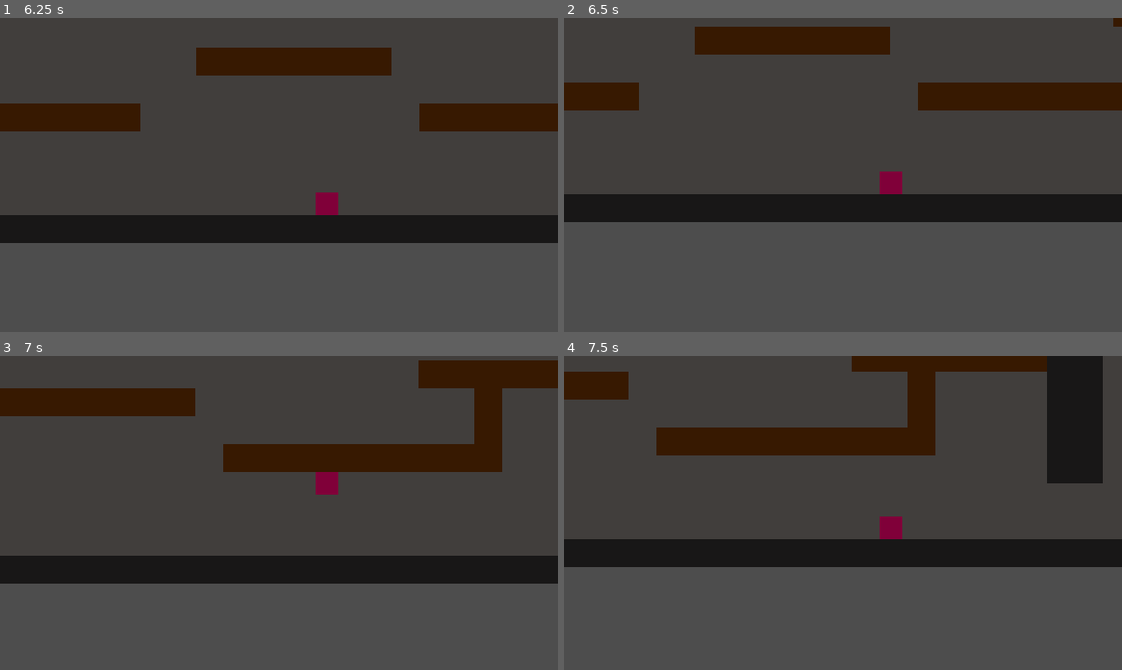
Above: before the commit, frames 1-4 (two rows, left to right).
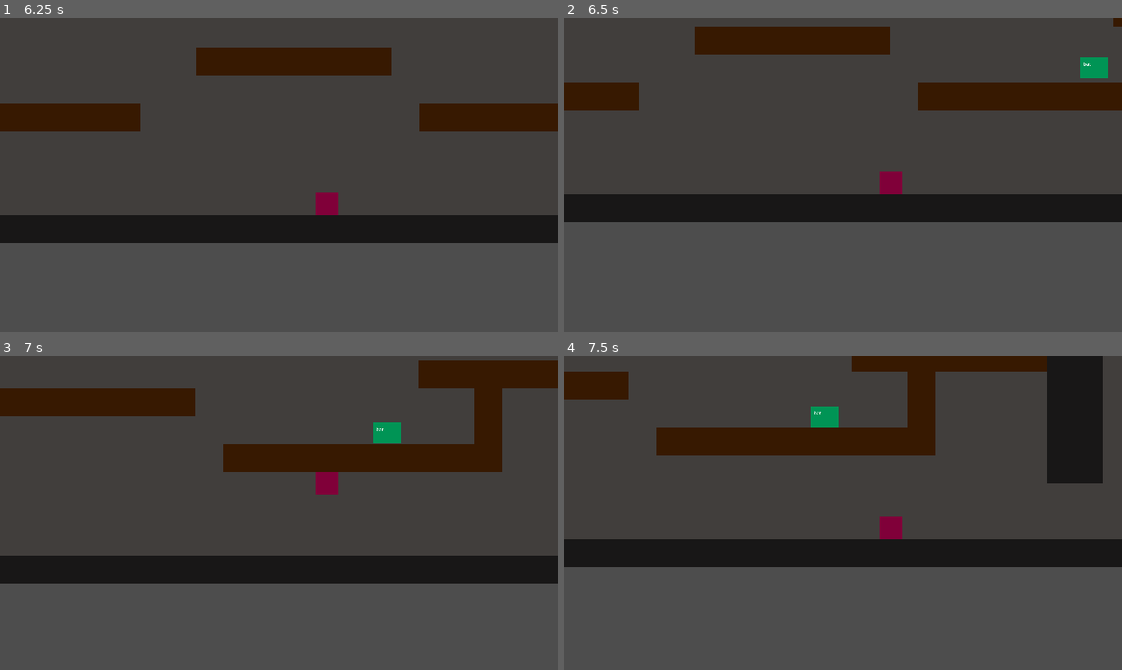
Above: after the commit, the same moments.

Repository: violetstone17/mr.-crowley
Game: Godot game, scene res://scenes/dungeon_layer.tscn
Two runs of this game, one before a commit and one after it. Both use one fixed random seed, a clock stepped at 60 frames per second and the inputs below.
Inputs (mouse positions are in pixels of both pictures, inside the frame that each line leads up to):
- Up to frame 1 (6.25 s): move the mouse to (251, 237) at 0.52 s; hold D (moveRight) 0.53-2.03 s; click (251, 237) at 0.6 s; tap Space (jump) at 0.77, 1.52, 3.02, 3.77, 4.52, 6.02 s; move the mouse to (446, 222) at 1.27 s; click (446, 222) at 1.35 s; move the mouse to (111, 127) at 2.02 s; hold A (moveLeft) 2.03-4.28 s; click (111, 127) at 2.1 s; move the mouse to (306, 175) at 2.77 s; click (306, 175) at 2.85 s; move the mouse to (195, 96) at 3.52 s; click (195, 96) at 3.6 s; move the mouse to (401, 159) at 4.27 s; hold D (moveRight) from 4.28 s (still down); click (401, 159) at 4.35 s; move the mouse to (167, 190) at 5.02 s; click (167, 190) at 5.1 s; move the mouse to (334, 105) at 5.77 s; click (334, 105) at 5.85 s
- Up to frame 2 (6.5 s): keep holding D (moveRight)
- Up to frame 3 (7 s): keep holding D (moveRight); move the mouse to (251, 575) at 6.52 s; click (251, 575) at 6.6 s; tap Space (jump) at 6.77 s
- Up to frame 4 (7.5 s): keep holding D (moveRight); move the mouse to (1010, 560) at 7.27 s; click (1010, 560) at 7.35 s

Frame 1 is identical in both runs. In frame 2, 0.3% of the frame differs, in the area x 92-98%, y 12-20%; in frame 3, 0.3%; in frame 4, 0.3%.

Commit message:
enemy path following basics is up! next is damage, then more intelligent path finding hopefully

Diff:
--- a/mr.-crawly/project.godot
+++ b/mr.-crawly/project.godot
@@ -61,6 +61,13 @@
 ]
 }
 
+[layer_names]
+
+2d_physics/layer_1="World"
+2d_physics/layer_2="Player"
+2d_physics/layer_3="Enemies"
+2d_physics/layer_4="Doors n shit"
+
 [physics]
 
 3d/physics_engine="Jolt Physics"
--- a/mr.-crawly/scenes/door.tscn
+++ b/mr.-crawly/scenes/door.tscn
@@ -18,7 +18,8 @@
 
 [node name="StaticBody2D" type="StaticBody2D" parent="." unique_id=1344824776]
 visible = false
-collision_mask = 0
+collision_layer = 8
+collision_mask = 2
 
 [node name="CollisionShape2D" type="CollisionShape2D" parent="StaticBody2D" unique_id=1097943523]
 position = Vector2(160, 160)
--- a/mr.-crawly/scenes/dungeon_layer.tscn
+++ b/mr.-crawly/scenes/dungeon_layer.tscn
@@ -3,7 +3,8 @@
 [ext_resource type="TileSet" uid="uid://dp0cjmrl8b0f1" path="res://assets/basicTileSet.tres" id="1_w1tr2"]
 [ext_resource type="PackedScene" uid="uid://cf82iijems8mo" path="res://scenes/player.tscn" id="2_35015"]
 [ext_resource type="PackedScene" uid="uid://bi7cnf77vddk7" path="res://scenes/door.tscn" id="3_35015"]
-[ext_resource type="PackedScene" uid="uid://b0aojr1olpe3u" path="res://scenes/dummy_enemy.tscn" id="4_8f742"]
+[ext_resource type="PackedScene" uid="uid://b0aojr1olpe3u" path="res://scenes/enemyScenes/dummy_enemy.tscn" id="4_8f742"]
+[ext_resource type="PackedScene" uid="uid://hysvku473crl" path="res://scenes/enemyScenes/bat.tscn" id="5_5kepm"]
 
 [node name="DungeonLayer" type="Node2D" unique_id=198205434]
 
@@ -35,3 +36,9 @@
 
 [node name="dummyenemy" parent="." unique_id=356996311 instance=ExtResource("4_8f742")]
 position = Vector2(427, 181)
+
+[node name="bat" parent="." unique_id=22917944 instance=ExtResource("5_5kepm")]
+position = Vector2(714, 399)
+scale = Vector2(4, 4)
+collision_layer = 4
+collision_mask = 3
--- /dev/null
+++ b/mr.-crawly/scenes/enemyScenes/bat.tscn
@@ -0,0 +1,54 @@
+[gd_scene format=3 uid="uid://hysvku473crl"]
+
+[ext_resource type="Script" uid="uid://cj21qnxfj2jvk" path="res://scripts/enemyScripts/bat.gd" id="1_vfwf1"]
+
+[sub_resource type="RectangleShape2D" id="RectangleShape2D_qea5b"]
+size = Vector2(8, 6)
+
+[sub_resource type="CircleShape2D" id="CircleShape2D_w600r"]
+radius = 40.012497
+
+[node name="bat" type="CharacterBody2D" unique_id=22917944 node_paths=PackedStringArray("detectionRange")]
+collision_layer = 2
+motion_mode = 1
+script = ExtResource("1_vfwf1")
+maxHealth = 20
+enemyStrength = 5
+detectionRange = NodePath("detectionRange")
+
+[node name="CollisionShape2D" type="CollisionShape2D" parent="." unique_id=438216556]
+shape = SubResource("RectangleShape2D_qea5b")
+
+[node name="ColorRect" type="ColorRect" parent="." unique_id=931551806]
+anchors_preset = 8
+anchor_left = 0.5
+anchor_top = 0.5
+anchor_right = 0.5
+anchor_bottom = 0.5
+offset_left = -4.0
+offset_top = -3.0
+offset_right = 4.0
+offset_bottom = 3.0
+grow_horizontal = 2
+grow_vertical = 2
+color = Color(1.732707e-06, 0.5790929, 0.33187288, 1)
+
+[node name="Label" type="Label" parent="ColorRect" unique_id=569553119]
+layout_mode = 1
+anchors_preset = -1
+anchor_left = 0.14285715
+anchor_top = 0.2
+anchor_right = 0.14285715
+anchor_bottom = 0.2
+offset_right = 26.0
+offset_bottom = 23.0
+scale = Vector2(0.08, 0.08)
+text = "bat"
+metadata/_edit_use_anchors_ = true
+
+[node name="detectionRange" type="Area2D" parent="." unique_id=894667194]
+collision_layer = 4
+collision_mask = 3
+
+[node name="CollisionShape2D" type="CollisionShape2D" parent="detectionRange" unique_id=558312022]
+shape = SubResource("CircleShape2D_w600r")
--- a/mr.-crawly/scenes/dummy_enemy.tscn
+++ b/mr.-crawly/scenes/enemyScenes/dummy_enemy.tscn
@@ -1,6 +1,6 @@
 [gd_scene format=3 uid="uid://b0aojr1olpe3u"]
 
-[ext_resource type="Script" uid="uid://dia1fb08qrs3r" path="res://scripts/dummy_enemy.gd" id="1_wpb4l"]
+[ext_resource type="Script" uid="uid://dia1fb08qrs3r" path="res://scripts/enemyScripts/dummy_enemy.gd" id="1_qea5b"]
 
 [sub_resource type="RectangleShape2D" id="RectangleShape2D_p01cl"]
 size = Vector2(40, 40)
@@ -9,7 +9,7 @@
 size = Vector2(44, 44)
 
 [node name="dummyenemy" type="CharacterBody2D" unique_id=356996311]
-script = ExtResource("1_wpb4l")
+script = ExtResource("1_qea5b")
 
 [node name="CollisionShape2D" type="CollisionShape2D" parent="." unique_id=1876167392]
 position = Vector2(20, 20)
--- a/mr.-crawly/scenes/player.tscn
+++ b/mr.-crawly/scenes/player.tscn
@@ -1,7 +1,7 @@
 [gd_scene format=3 uid="uid://cf82iijems8mo"]
 
 [ext_resource type="Script" uid="uid://ibsragkvrd53" path="res://scripts/player.gd" id="1_3vyb7"]
-[ext_resource type="Script" uid="uid://c7bdfhjm3omk0" path="res://scenes/playerHitbox.gd" id="2_g2els"]
+[ext_resource type="Script" uid="uid://c7bdfhjm3omk0" path="res://scripts/playerHitbox.gd" id="2_g2els"]
 
 [sub_resource type="RectangleShape2D" id="RectangleShape2D_w600r"]
 size = Vector2(40, 40)
@@ -10,6 +10,8 @@
 size = Vector2(78, 74)
 
 [node name="player" type="CharacterBody2D" unique_id=902986622]
+collision_layer = 2
+collision_mask = 13
 script = ExtResource("1_3vyb7")
 
 [node name="CollisionShape2D" type="CollisionShape2D" parent="." unique_id=250806966]
--- /dev/null
+++ b/mr.-crawly/scripts/enemyScripts/bat.gd
@@ -0,0 +1,26 @@
+extends "res://scripts/enemyScripts/enemyBase.gd"
+
+
+
+# Called when the node enters the scene tree for the first time.
+func _ready() -> void:
+	maxHealth = 10
+	speed = 100.0 + randf_range(0.0, 5.0)
+	enemyStrength = 5
+	#call to initalize everything together
+	super()
+
+
+# Called every frame. 'delta' is the elapsed time since the previous frame.
+func _process(delta: float) -> void:
+	if player:
+		chase()
+	else:
+		pass
+
+func chase():
+	var target: Vector2 = player.global_position
+
+	target += Vector2(randf_range(-20,20), randf_range(-20,20))
+	velocity = (target - global_position).normalized() * speed
+	move_and_slide()
--- a/mr.-crawly/scripts/dummy_enemy.gd
+++ b/mr.-crawly/scripts/enemyScripts/dummy_enemy.gd
@@ -36,5 +36,6 @@
 		die()
 
 func die() -> void:
+	print(name, "has died!")
 	enemyDead.emit()
 	queue_free()
--- /dev/null
+++ b/mr.-crawly/scripts/enemyScripts/enemyBase.gd
@@ -0,0 +1,44 @@
+class_name EnemyBase
+extends CharacterBody2D
+
+# ---- THIS SCRIPT SETS UP BASIC VARIABLES AND DAMAGE AND DEATH FUNCTIONS ----
+
+#exported variables can be tweaked per enemy in inspector
+@export var maxHealth: int = 30
+@export var speed: float = 100.0
+@export var enemyStrength: int = 10
+
+# -- HITBOX IS TO HIT ENEMY ||| HURTBOX IS DAMAGE RECIEVED FROM ENEMY --
+@export var hitbox: Area2D
+@export var hurtbox: Area2D
+@export var detectionRange: Area2D
+
+@export var player: Node2D = null
+
+#track current health
+var currentHealth: int
+
+# Called when the node enters the scene tree for the first time.
+func _ready() -> void:
+	currentHealth = maxHealth
+	detectionRange.body_entered.connect(_onPlayerSpotted)
+	detectionRange.body_exited.connect(_onPlayerLost)
+
+#universal take damage function
+func takeDamage(amount: int) -> void:
+	currentHealth -= amount
+	print(name, "took", amount, " damage. Health: ", currentHealth)
+	if currentHealth <= 0:
+		die()
+
+func die() -> void:
+	print(name, "has died!")
+	queue_free()
+
+func _onPlayerSpotted(b: Node2D) -> void:
+	if b.is_in_group("player"):
+		player = b #remember who we saw
+
+func _onPlayerLost(b: Node2D) -> void:
+	if b == player:
+		player = null #player left range, forget them
--- a/mr.-crawly/scripts/gameState.gd
+++ b/mr.-crawly/scripts/gameState.gd
@@ -1,5 +1,8 @@
 extends Node
 
+
+#for player tracking/ position data
+var playerRef: Node2D = null
 
 #Run state
 var coins: int = 0
--- a/mr.-crawly/scripts/player.gd
+++ b/mr.-crawly/scripts/player.gd
@@ -19,6 +19,7 @@
 var jumpVelocity = -450.0
 
 func _ready() -> void:
+	GameState.playerRef = self
 	add_to_group("player")
 
 	#Start with hitbox OFF (no free hits while walking around (right now))
Not shown, added: mr.-crawly/scripts/enemyScripts/bat.gd.uid
Renamed: mr.-crawly/scripts/dummy_enemy.gd.uid -> mr.-crawly/scripts/enemyScripts/dummy_enemy.gd.uid
Not shown, added: mr.-crawly/scripts/enemyScripts/enemyBase.gd.uid
Renamed: mr.-crawly/scenes/playerHitbox.gd -> mr.-crawly/scripts/playerHitbox.gd
Renamed: mr.-crawly/scenes/playerHitbox.gd.uid -> mr.-crawly/scripts/playerHitbox.gd.uid
